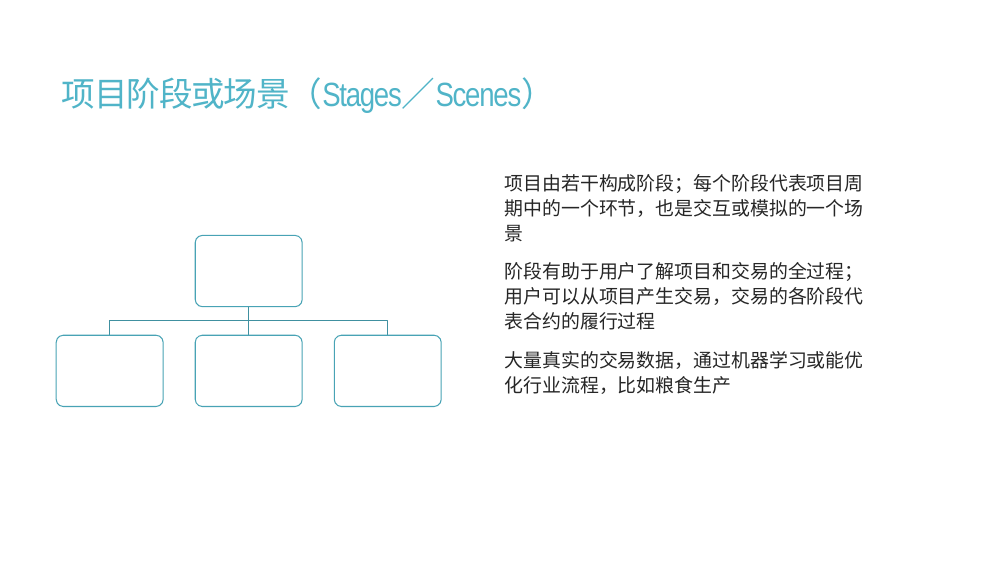
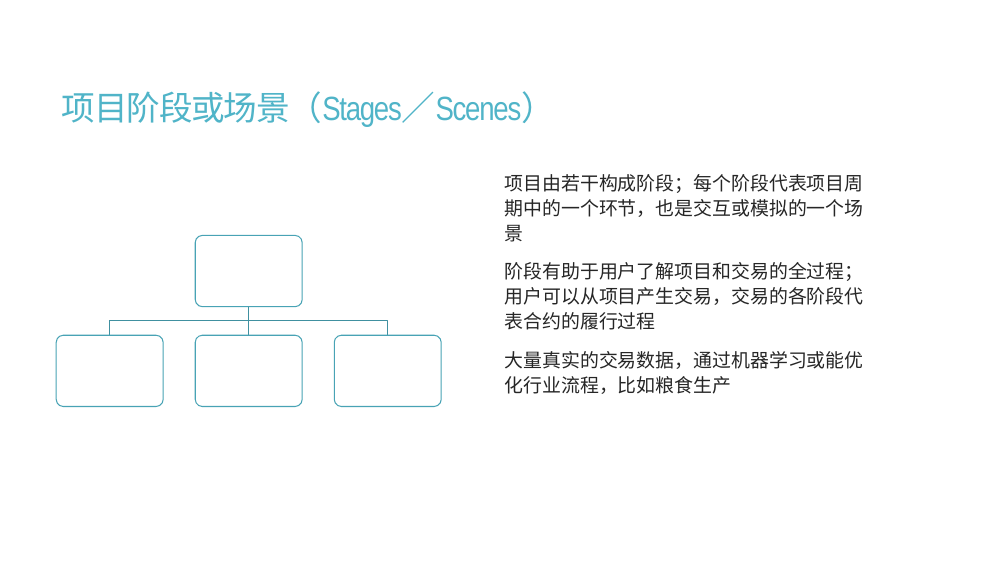
Before and after one commit to calcyu/chainway, a slide deck: slide 13 of Docs/城乡振兴元宇宙.pptx (slide 11 before the commit). Drawn at 1008x567 pixels with LibreOffice and Linux fonts; fonts in the diff are those of the drawing. Boxes give left, top, right and bottom in pixels: in the first picture for what was removed or moved away, otherwise in the second. Text is boxed around its words. In the diff, an @@ line names an element or a change of style, - is before the commit and + after.

```diff
--- a/Docs/城乡振兴元宇宙.pptx
+++ b/Docs/城乡振兴元宇宙.pptx
@@ title "项目阶段或场景（Stages／Scenes）": place and size @@
-title "项目阶段或场景（Stages／Scenes）" at <box>62,77,555,113</box>
+title "项目阶段或场景（Stages／Scenes）" at <box>62,91,555,127</box>
```
Also in this commit, not shown: 8 other slides changed, 1 slide added, 1 slide removed, 15 other files.
